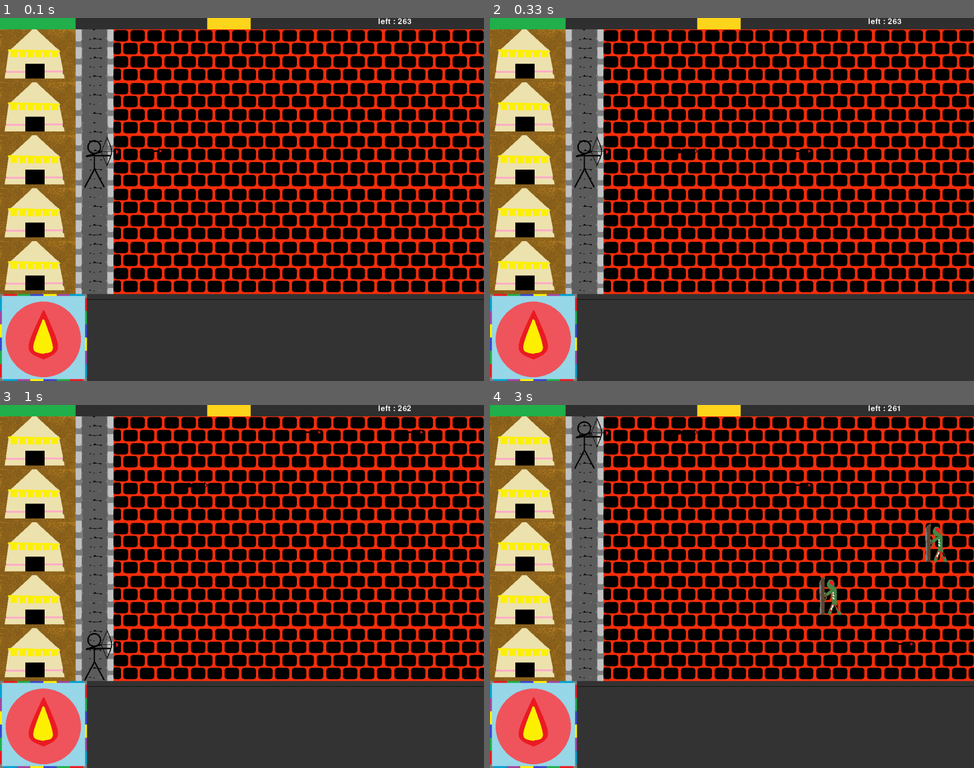
Above: before the commit, frames 1-4 (two rows, left to right).
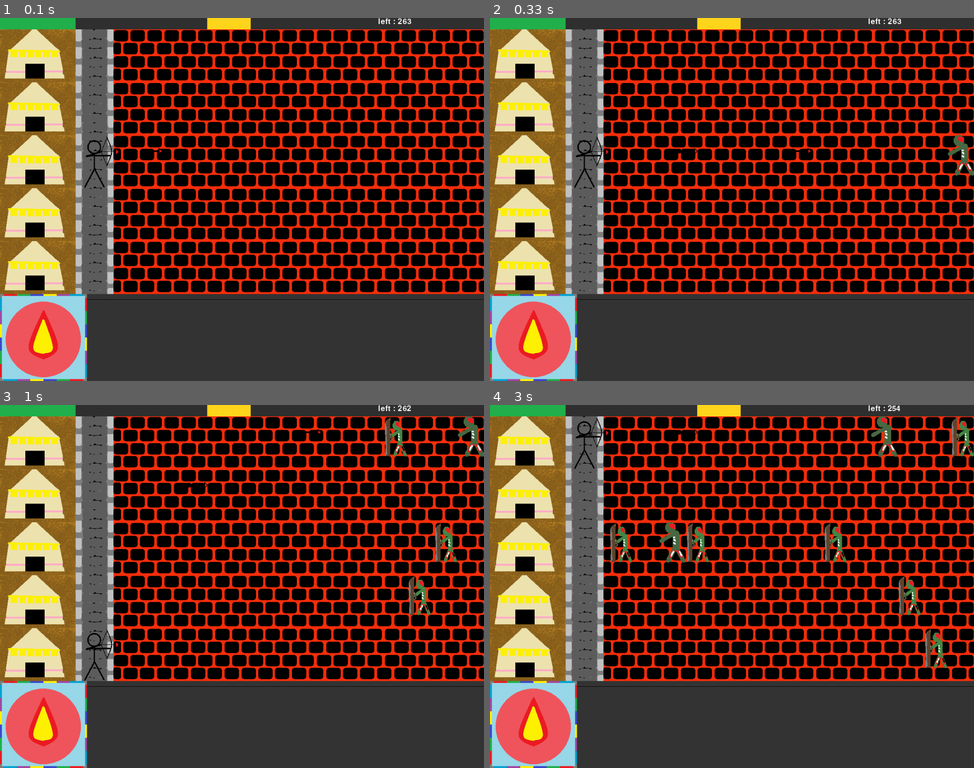
Above: after the commit, the same moments.

Repository: AntsThatWander/ERICA_Defend_6Elements
Game: pygame game, started from new_pygame.py
Two runs of this game, one before a commit and one after it. Both use one fixed random seed, a clock stepped at 60 frames per second and the inputs below.
Inputs:
- Up to frame 1 (0.1 s): no input
- Up to frame 2 (0.33 s): no input
- Up to frame 3 (1 s): hold Up 0.33-0.8 s; hold Down from 0.83 s (still down)
- Up to frame 4 (3 s): release Down at 1.13 s; hold Up 1.17-1.53 s; hold Down 1.57-1.93 s; hold Up 1.97-2.27 s; hold Down 2.3-2.6 s; hold Up from 2.63 s (still down)

Frame 1 is identical in both runs. In frame 2, 0.2% of the frame differs, in the area x 94-100%, y 32-44%; in frame 3, 1.0%; in frame 4, 2.6%, in the area x 24-100%, y 0-73%.

Commit message:
range unit added

Diff:
--- a/monster.py
+++ b/monster.py
@@ -48,7 +48,7 @@
 
 class sting(monster):
     def __init__(self, hp, weight, height):
-        super().__init__(images.Lv0_monster()['sting'], 0, 3, 0)
+        super().__init__(images.Lv0_monster()['sting'], 1, 7, 0)
         self.hp = hp
         self.weight = weight
         self.height = height
@@ -56,7 +56,7 @@
 
 class ball(monster):
     def __init__(self, hp, weight, height):
-        super().__init__(images.Lv0_monster()['ball'], 0, 3, 0)
+        super().__init__(images.Lv0_monster()['ball'], 3, 10, 0)
         self.hp = hp
         self.weight = weight
         self.height = height
@@ -85,32 +85,46 @@
         return True
 
 class crawler(monster):
+    rate = 50
     def __init__(self, hp):
         super().__init__(images.Lv2_monster()['crawler'], 2, 3, 0)
         self.hp = hp
+        self.count = 0
     def move(self):
-        if self.weight>580:
+        if self.weight>780:
             self.weight = self.weight - self.mv
+        else:
+            self.count += 1
     def is_ranged(self):
         return True
+    def is_ready(self):
+        return True if self.count == self.rate else False
     def ranged(self,ls):
-        if self.weight<=780:
-            st = sting(1)
+        if self.weight<=780 and self.is_ready():
+            st = sting(1, self.weight, self.height)
             ls.append(st)
+            self.count = 0
 
 class cannon(monster):
+    rate = 80
     def __init__(self, hp):
         super().__init__(images.Lv3_monster()['cannon'], 3, 1, 5)
         self.hp = hp
+        self.count = 0
     def move(self):
         if self.weight>1080:
             self.weight = self.weight - self.mv
+        else:
+            self.count += 1
     def is_ranged(self):
         return True
+    def is_ready(self):
+        return True if self.count == self.rate else False
     def ranged(self,ls):
-        if self.weight<=580:
-            st = sting(1)
+        if self.weight<=1080 and self.is_ready():
+            st = ball(1, self.weight, self.height)
             ls.append(st)
+            self.count = 0
 
 class seer(monster):
     def __init__(self, hp):
--- a/new_pygame.py
+++ b/new_pygame.py
@@ -38,12 +38,15 @@
 #화살
 arrows = []
 #몬스터 등장 시간
-bad_rate = 40
+bad_rate = 10
 bad_count = 0
 #몬스터 리스트
 badguys = []
 #출력 몬스터 리스트
 seebadguys = []
+#몬스터 탄환
+monarrow = []
+
 #성 체력
 healthvalue = 200
 #wave
@@ -182,6 +185,9 @@
             seebadguys.pop(windex)
         else :
             badguy.move()
+            if(badguy.is_ranged()):
+                badguy.ranged(monarrow)
+                monarrow_count = 0
         #화살과의 충돌
         bindex = 0
         for bullet in arrows:
@@ -198,6 +204,19 @@
         windex += 1
     for badguy in seebadguys:
         screen.blit(badguy.image, badguy.getpos())
+    bindex = 0
+    #몬스터 탄환
+    for bullet in monarrow:
+        bullrect = pygame.Rect(bullet.image.get_rect())
+        bullrect.top = bullet.height
+        bullrect.left = bullet.weight
+        if bullrect.left < 300:
+            healthvalue -= bullet.getad()
+            monarrow.pop(bindex)
+        else :
+            bullet.move()
+    for bullet in monarrow:
+        screen.blit(bullet.image, bullet.getpos())
 
     #체력 감소
     for health in range((200-healthvalue)//2):
